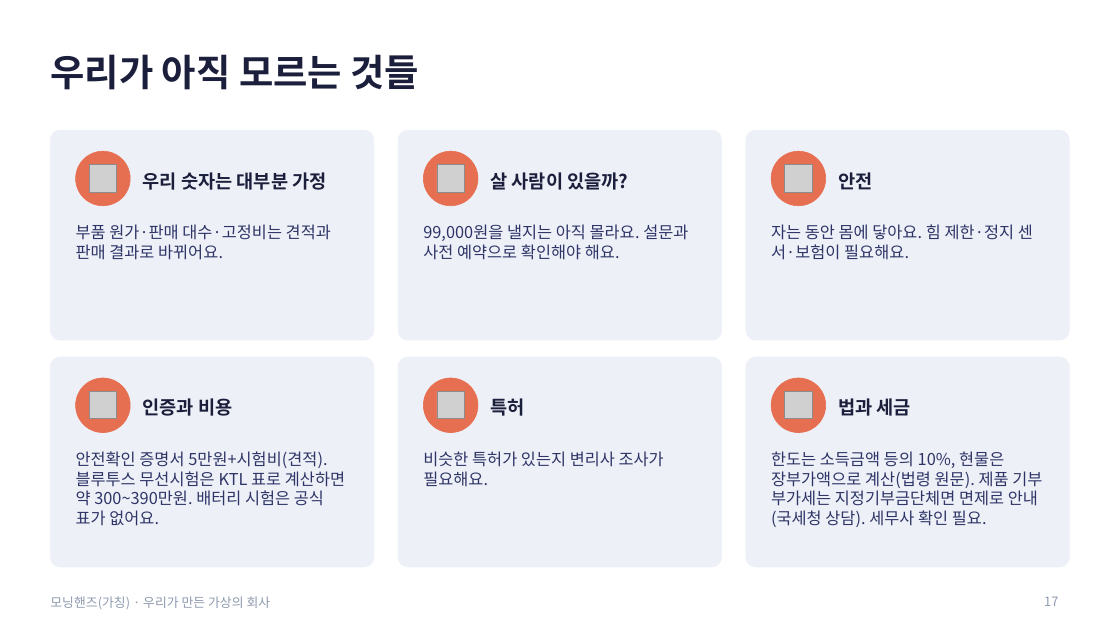
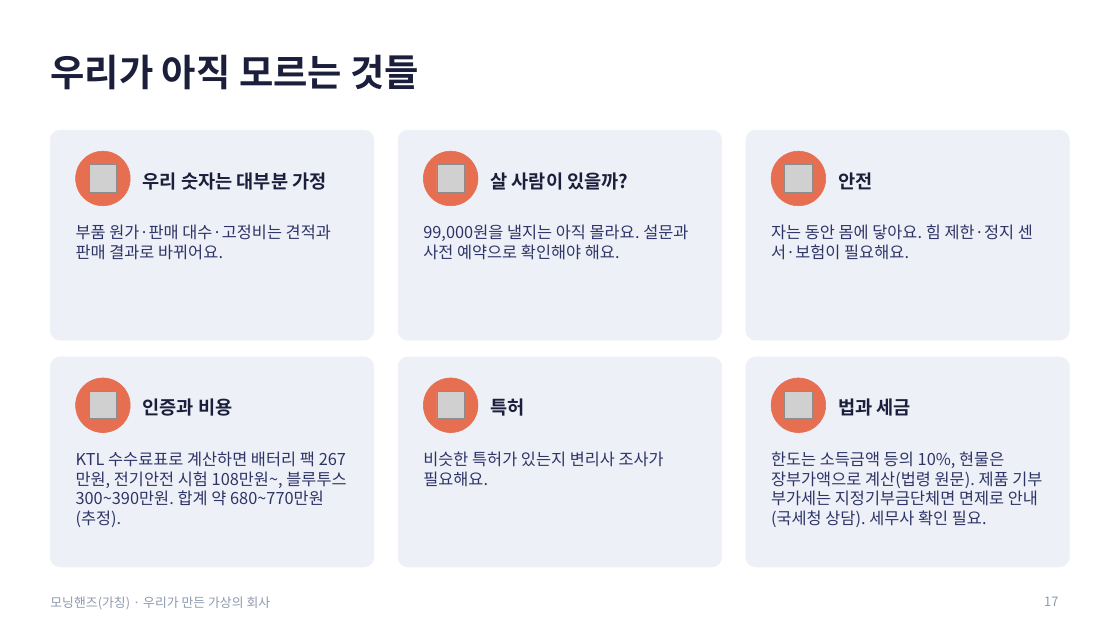
Before and after one commit to g975682-source/-, a slide deck: slide 17 of MorningHands_Student_Presentation.pptx. Drawn at 1120x630 pixels with LibreOffice and Linux fonts; fonts in the diff are those of the drawing; grey boxes stand for pictures. Boxes give left, top, right and bottom in pixels: in the first picture for what was removed or moved away, otherwise in the second. Text is boxed around its words. In the diff, an @@ line names an element or a change of style, - is before the commit and + after.

```diff
--- a/MorningHands_Student_Presentation.pptx
+++ b/MorningHands_Student_Presentation.pptx
@@ text at [76, 451, 346, 527]: text changed @@
-안전확인 증명서 5만원+시험비(견적). 블루투스 무선시험은 KTL 표로 계산하면 약 300~390만원. 배터리 시험은 공식 표가 없어요.
+KTL 수수료표로 계산하면 배터리 팩 267만원, 전기안전 시험 108만원~, 블루투스 300~390만원. 합계 약 680~770만원(추정).
```
Also in this commit, not shown: 1 other slide changed, 2 other files.
